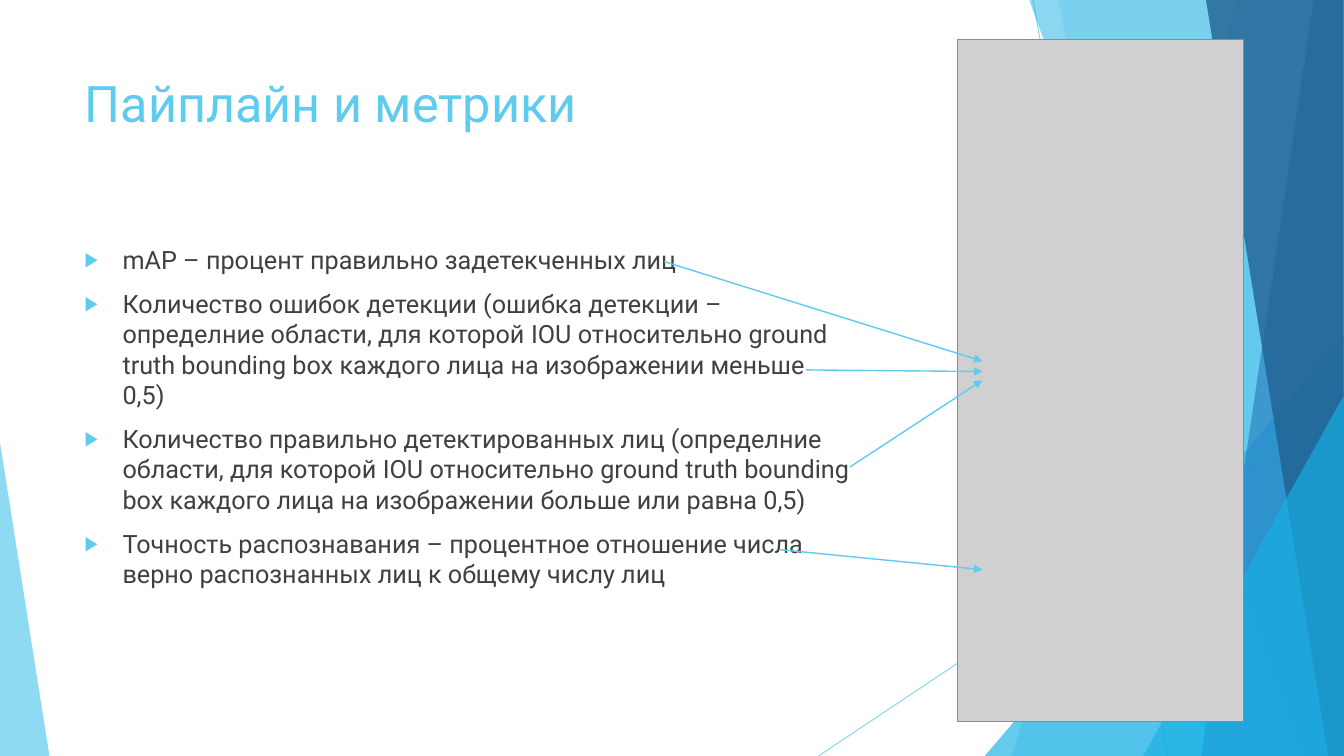
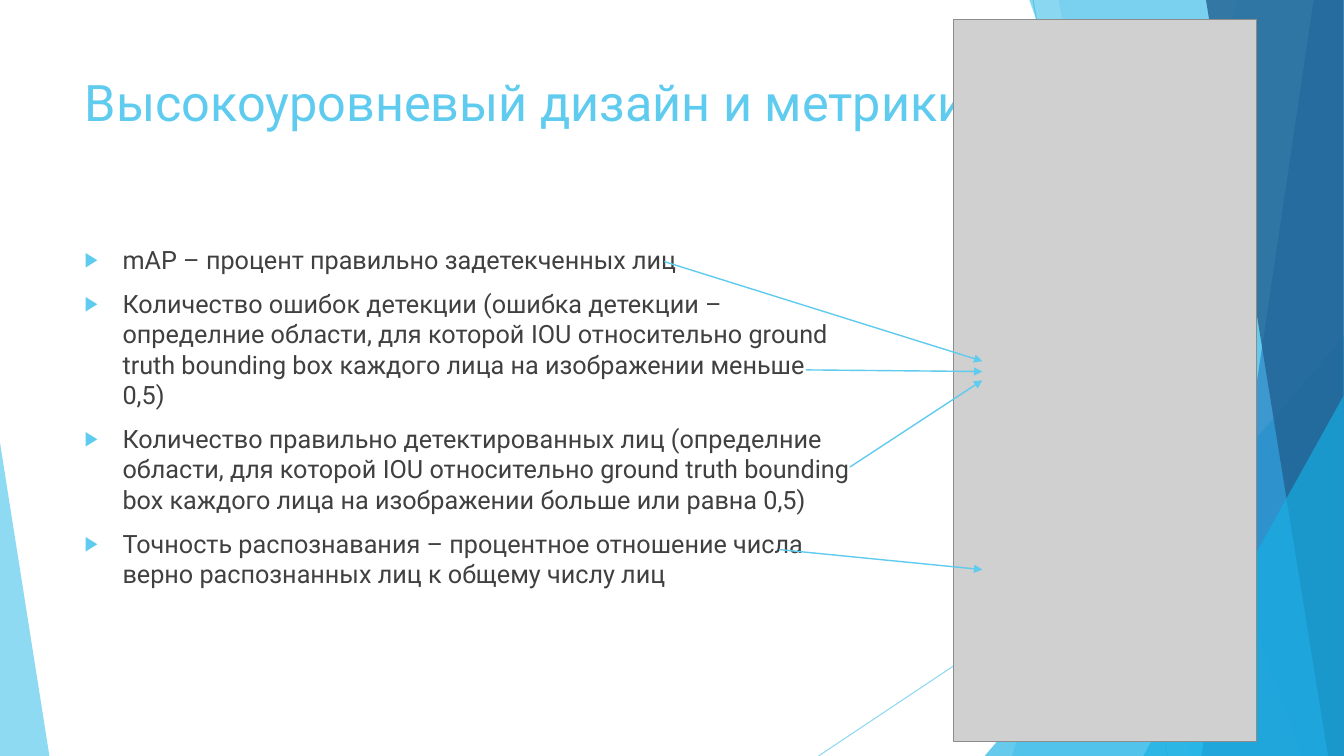
Before and after one commit to greyhuman/FaceReco, a slide deck: slide 5 of docs/external/Итоговая презентация.pptx. Drawn at 1344x756 pixels with LibreOffice and Linux fonts; fonts in the diff are those of the drawing; grey boxes stand for pictures. Boxes give left, top, right and bottom in pixels: in the first picture for what was removed or moved away, otherwise in the second. Text is boxed around its words. In the diff, an @@ line names an element or a change of style, - is before the commit and + after.

```diff
--- a/docs/external/Итоговая презентация.pptx
+++ b/docs/external/Итоговая презентация.pptx
@@ picture resized from (x1=958, y1=39, x2=1243, y2=721) to (x1=954, y1=19, x2=1256, y2=741) @@
@@ title at (x1=85, y1=75, x2=967, y2=133): text changed @@
-Пайплайн и метрики
+Высокоуровневый дизайн и метрики
```
Also in this commit, not shown: 8 other slides changed, 5 slides added, 1 slide removed.
